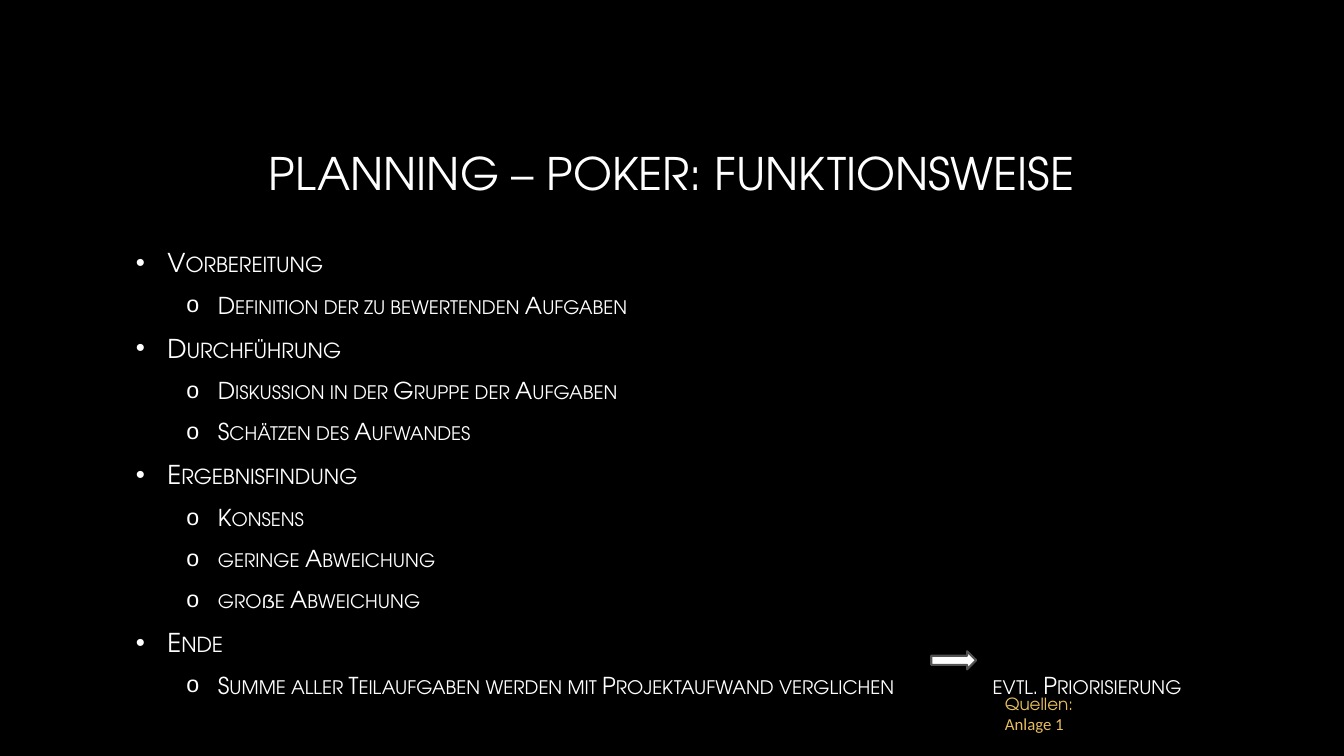
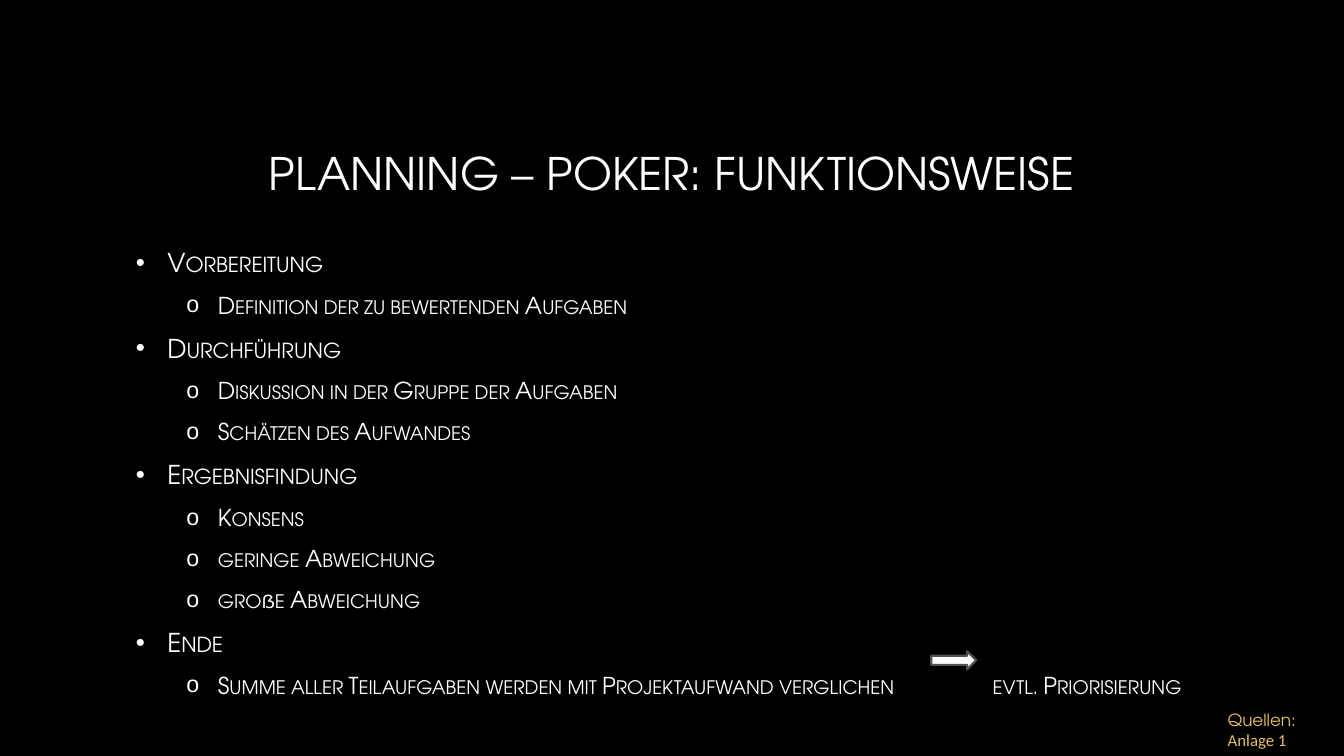
Before and after one commit to JimmyJ0ee/Projektmanagement_Q2, a slide deck: slide 6 of Vortrag A1008.pptx. Drawn at 1344x756 pixels with LibreOffice and Linux fonts; fonts in the diff are those of the drawing; background and template pictures are left out. Boxes give left, top, right and bottom in pixels: in the first picture for what was removed or moved away, otherwise in the second. Text is boxed around its words. In the diff, an @@ line names an element or a change of style, - is before the commit and + after.

```diff
--- a/Vortrag A1008.pptx
+++ b/Vortrag A1008.pptx
@@ text "Quellen:" rewrapped from [1005, 692, 1073, 733] to [1228, 713, 1296, 749] @@
```
Also in this commit, not shown: 10 other slides changed.
